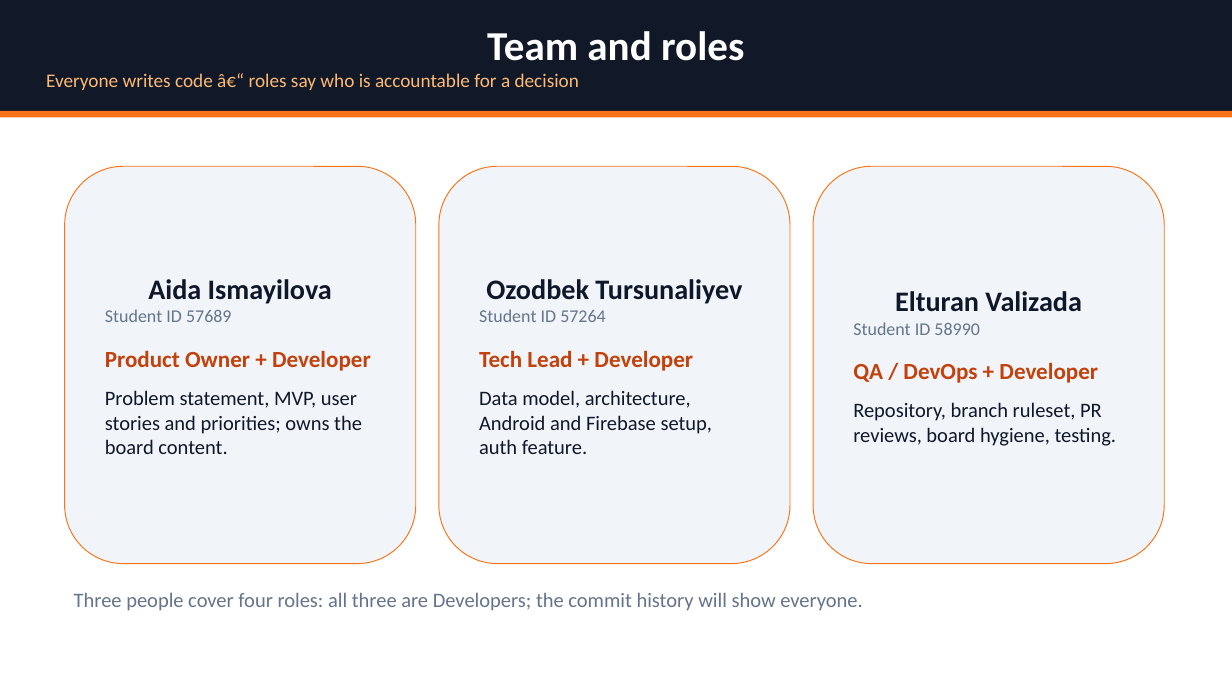
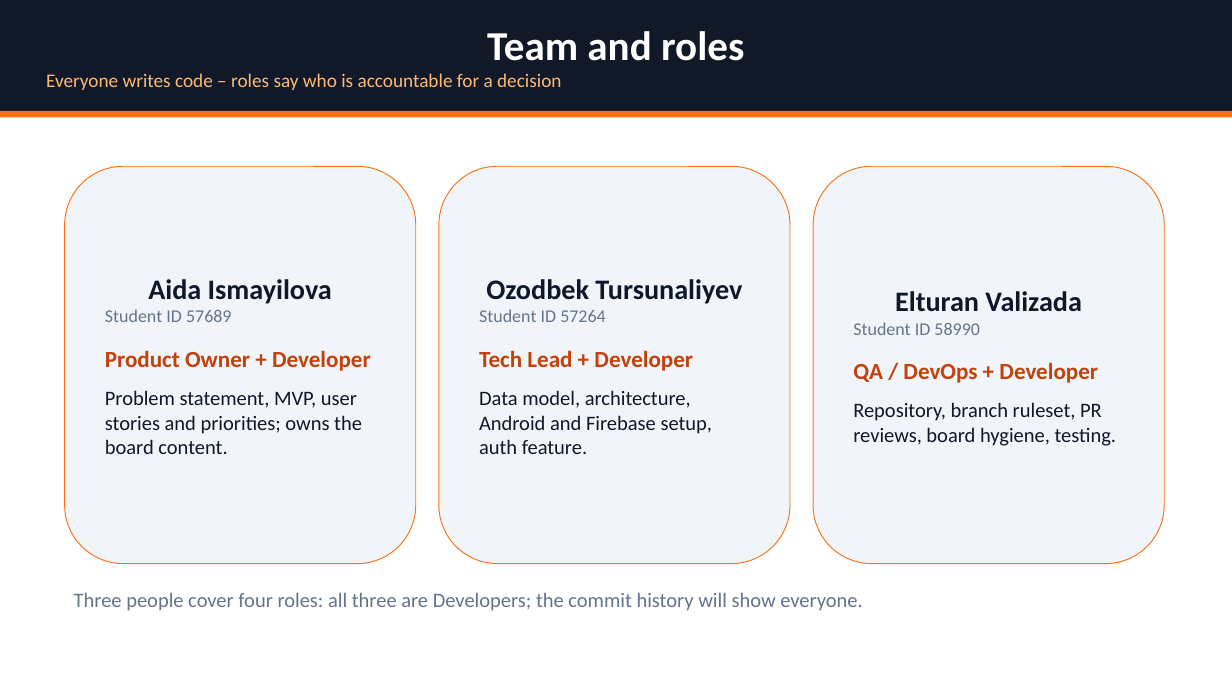
Before and after one commit to Ozodiy/gymbuddy-app, a slide deck: slide 11 of docs/presentation/GymBuddy_Lab1_Presentation.pptx (slide 10 before the commit). Drawn at 1232x693 pixels with LibreOffice and Linux fonts; fonts in the diff are those of the drawing. Boxes give left, top, right and bottom in pixels: in the first picture for what was removed or moved away, otherwise in the second. Text is boxed around its words. In the diff, an @@ line names an element or a change of style, - is before the commit and + after.

```diff
--- a/docs/presentation/GymBuddy_Lab1_Presentation.pptx
+++ b/docs/presentation/GymBuddy_Lab1_Presentation.pptx
@@ text in rectangle at box(46, 73, 561, 90): text changed @@
-Everyone writes code â€“ roles say who is accountable for a decision
+Everyone writes code – roles say who is accountable for a decision
```
Also in this commit, not shown: 12 other slides changed, 2 slides added, 1 other file.
